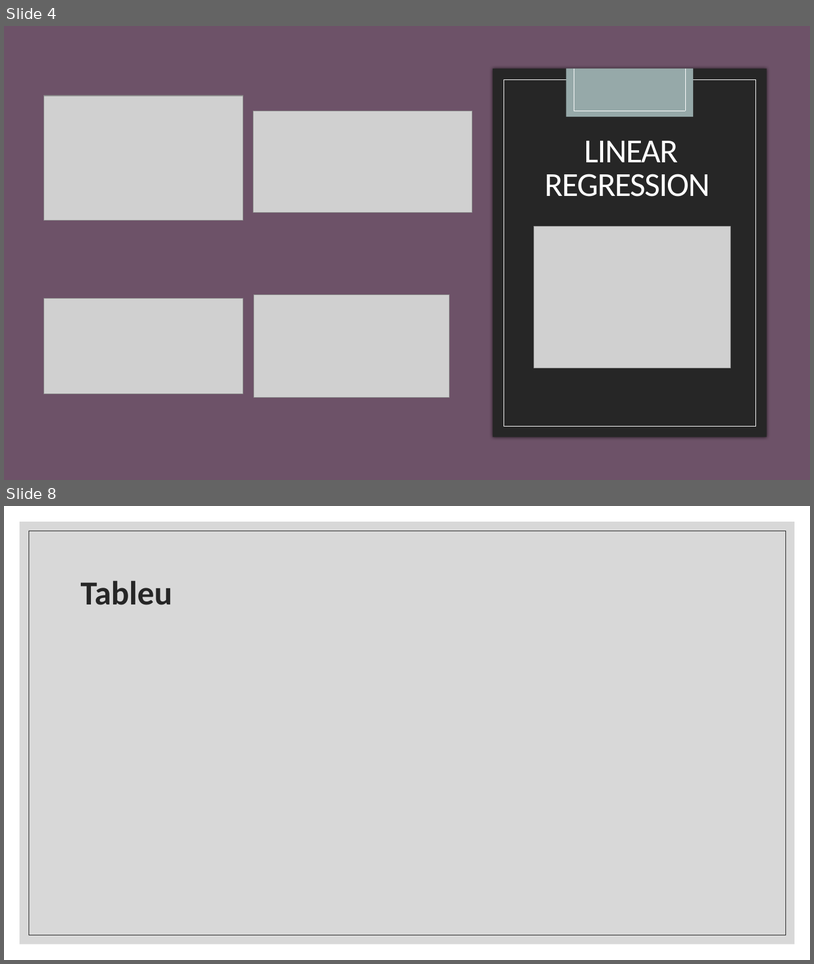
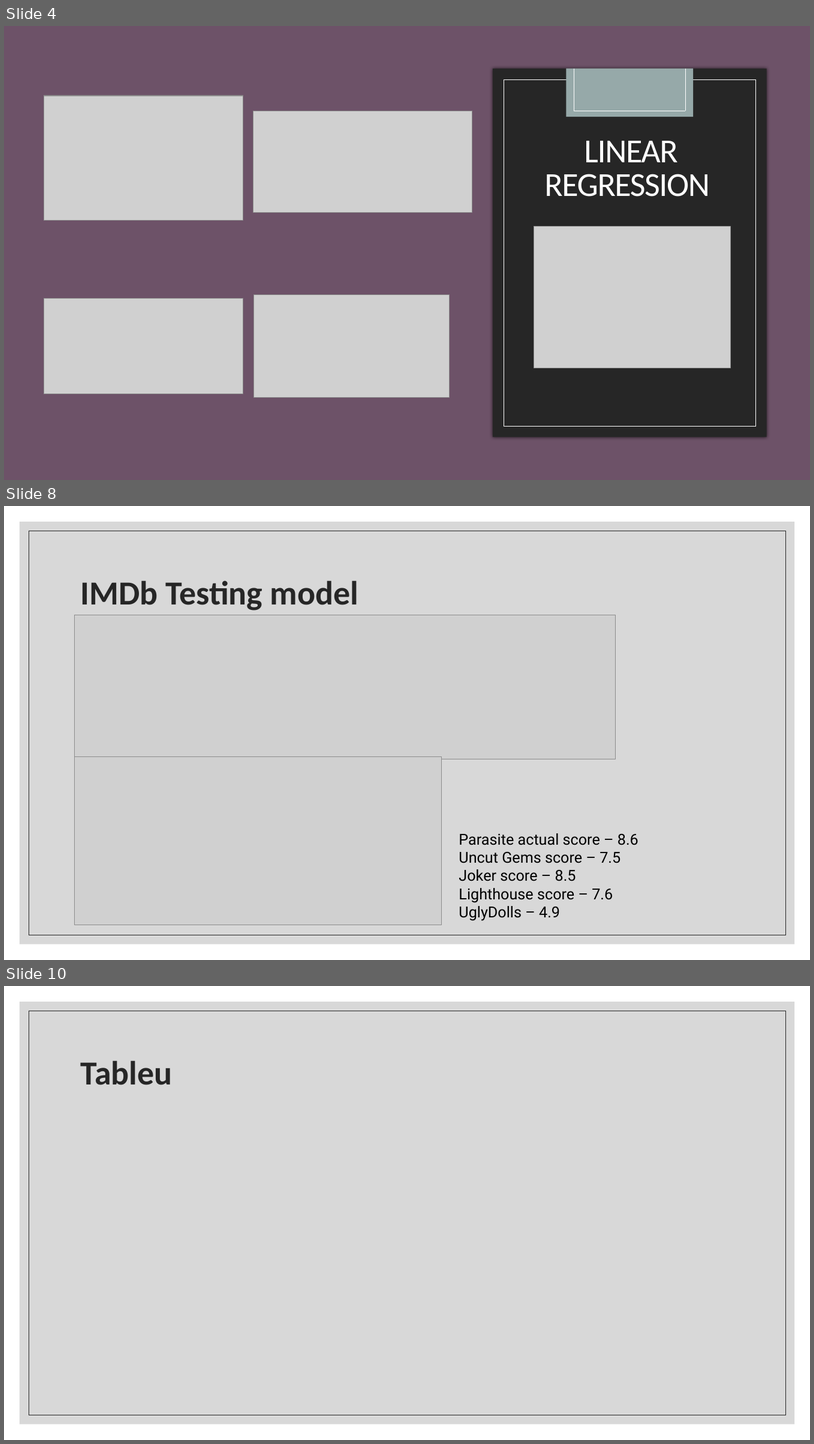
Before and after one commit to nancymathur/Project-3, a slide deck: IMDB Pres.pptx. Shown one above the other, each under a label of ours: slides 4 and 8 before the commit, slides 4, 8 and 10 after it; the slides between them are not shown. The pictures are 814x964 and 814x1444 pixels, drawn with LibreOffice and Linux fonts; fonts in the diff are those of the drawing; grey boxes stand for pictures. Boxes give left, top, right and bottom in pixels: in the first picture for what was removed or moved away, otherwise in the second. Text is boxed around its words. In the diff, an @@ line names an element or a change of style, - is before the commit and + after.

```diff
--- a/IMDB Pres.pptx
+++ b/IMDB Pres.pptx
@@ slide 8 added at (4,506,810,960), background #FFFFFF; not listed: 2 template elements that a slide beside it also shows @@
@@ title added at (81,580,359,610), 40 pt, text #262626, bold @@
+IMDb Testing model
@@ picture added at (75,615,615,759) @@
@@ picture added at (75,756,442,925) @@
@@ text added at (459,833,639,921), 18 pt, text #000000 @@
+Parasite actual score – 8.6
+Uncut Gems score – 7.5
+Joker score – 8.5
+Lighthouse score – 7.6
+UglyDolls – 4.9
@@ what was slide 8 is now slide 10 @@
```
Also in this commit, not shown: 3 slides changed, 2 other slides added, 1 slide removed, 1 other file.
